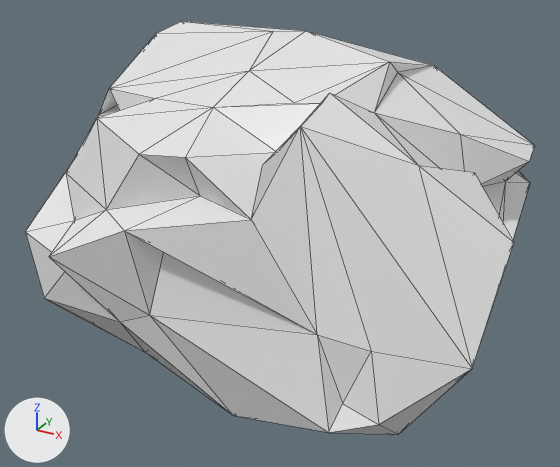
A saved change to the glTF model naju01/에셋/모형/바위7.glb.
Before and after are seen from a 50 mm lens placed at (1.3, -2.69, 1.1), pointed at (-0.09, -0.15, -0.18). Lighting does not change. The marker at lower left points along +X, +Y and +Z. The older version comes first. Mesh edges are drawn as thin lines.

Names of what the first picture shows: 'mesh_node'.
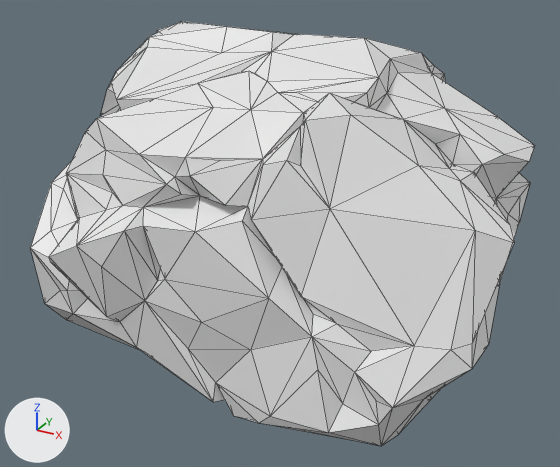
Location of each change, (x1, y1, x2, y2) in pixels of the pictures (560 x 467 px):
'mesh_node', reshaped
    before: (25, 21, 535, 434)
    after: (31, 21, 535, 446)
part 1 of me_mesh, built on
    before: (25, 21, 528, 432)
    after: (31, 21, 535, 446)

What the commit changed:
me_mesh is used by ob_mesh_node; location (0.0, 0.0, 0.0).
me_mesh had 117 vertices, 229 faces and spanned x -0.9..0.9, y -0.95..0.92, z -0.62..0.62.
me_mesh now has 351 vertices, 695 faces and spans x -0.9..0.9, y -0.95..0.93, z -0.62..0.62.
me_mesh part 1: 1 vertex moved within x -0.54, y -0.88, z -0.12; 20 vertices removed from x -0.85..0.4, y -0.86..0.83, z -0.58..0.62; 254 vertices added at x -0.88..0.87, y -0.94..0.93, z -0.62..0.62.
